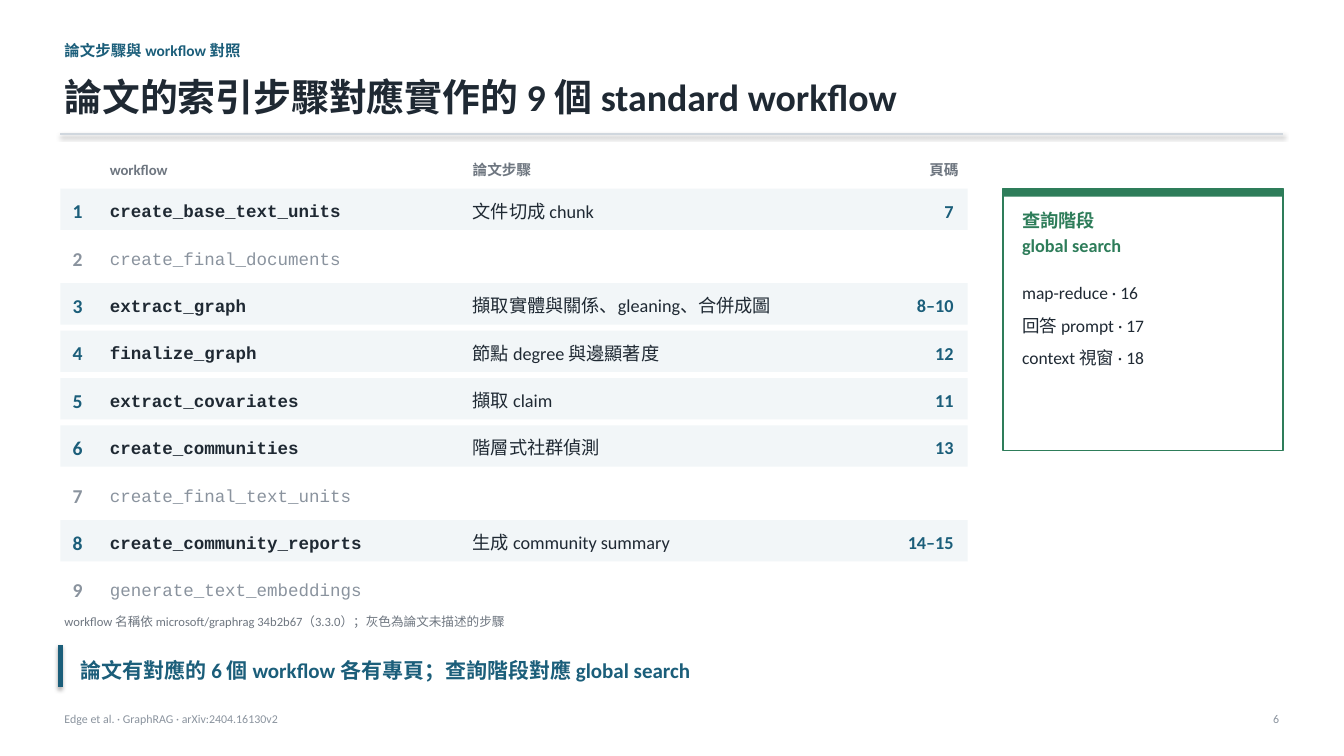
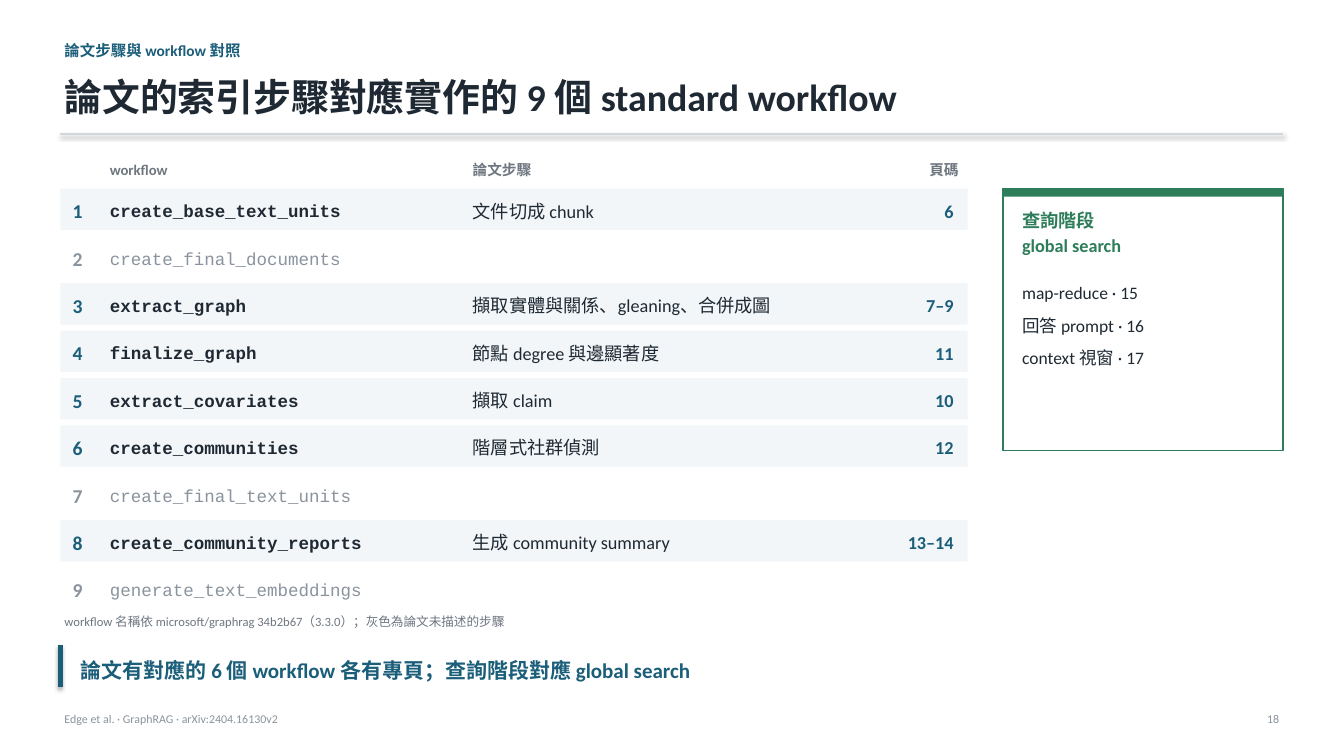
Before and after one commit to Moris-Zhan/CV-RAG-LLM-Papers, a slide deck: slide 18 of RAG/2024_GraphRAG/graph-rag-full-slides_zh-TW.pptx (slide 6 before the commit). Drawn at 1344x756 pixels with LibreOffice and Linux fonts; fonts in the diff are those of the drawing. Boxes give left, top, right and bottom in pixels: in the first picture for what was removed or moved away, otherwise in the second. Text is boxed around its words. In the diff, an @@ line names an element or a change of style, - is before the commit and + after.

```diff
--- a/RAG/2024_GraphRAG/graph-rag-full-slides_zh-TW.pptx
+++ b/RAG/2024_GraphRAG/graph-rag-full-slides_zh-TW.pptx
@@ text at (944,205,953,218): text changed @@
-7
+6
@@ text at (1022,287,1144,366): text changed @@
-map-reduce · 16
-回答 prompt · 17
-context 視窗 · 18
+map-reduce · 15
+回答 prompt · 16
+context 視窗 · 17
@@ text at (926,300,953,312): text changed @@
-8–10
+7–9
@@ text "11": place and size @@
-text "11" at (935,395,953,407)
+text "11" at (935,348,953,360)
@@ text added at (935,395,953,407), 13 pt, text #1B5E7A, bold @@
+10
@@ text "12": place and size @@
-text "12" at (935,348,953,360)
+text "12" at (935,442,953,454)
@@ text at (908,537,954,549): text changed @@
-14–15
+13–14
@@ text at (1267,715,1279,723): text changed @@
-6
+18
```
Also in this commit, not shown: 14 other slides changed, 7 other files.
